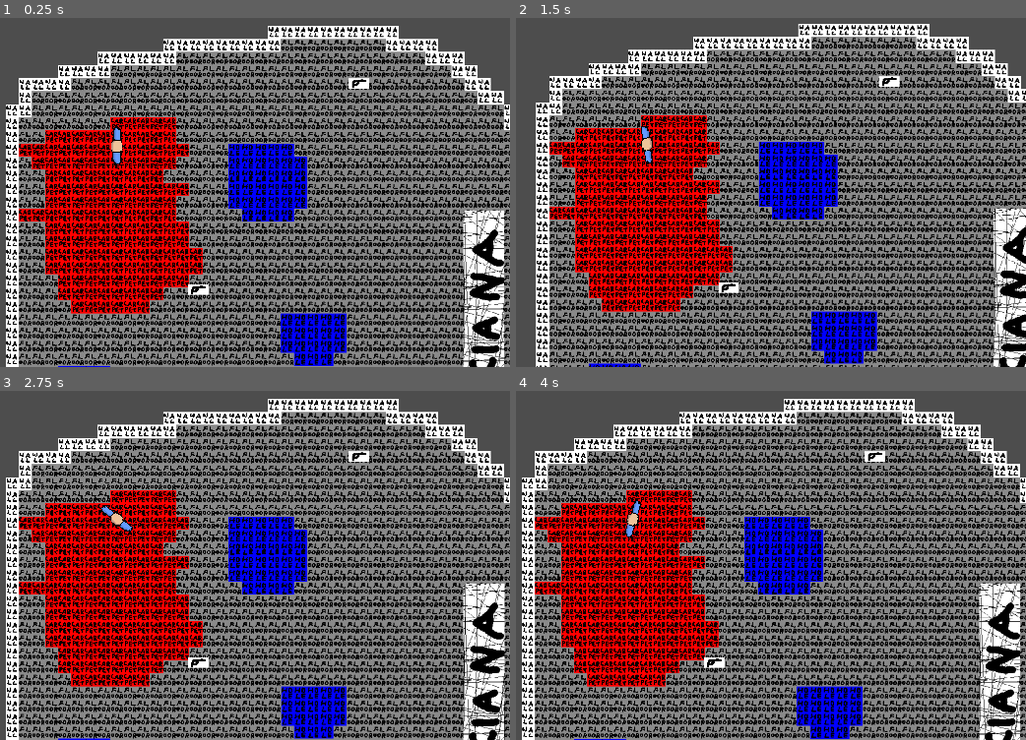
Above: before the commit, frames 1-4 (two rows, left to right).
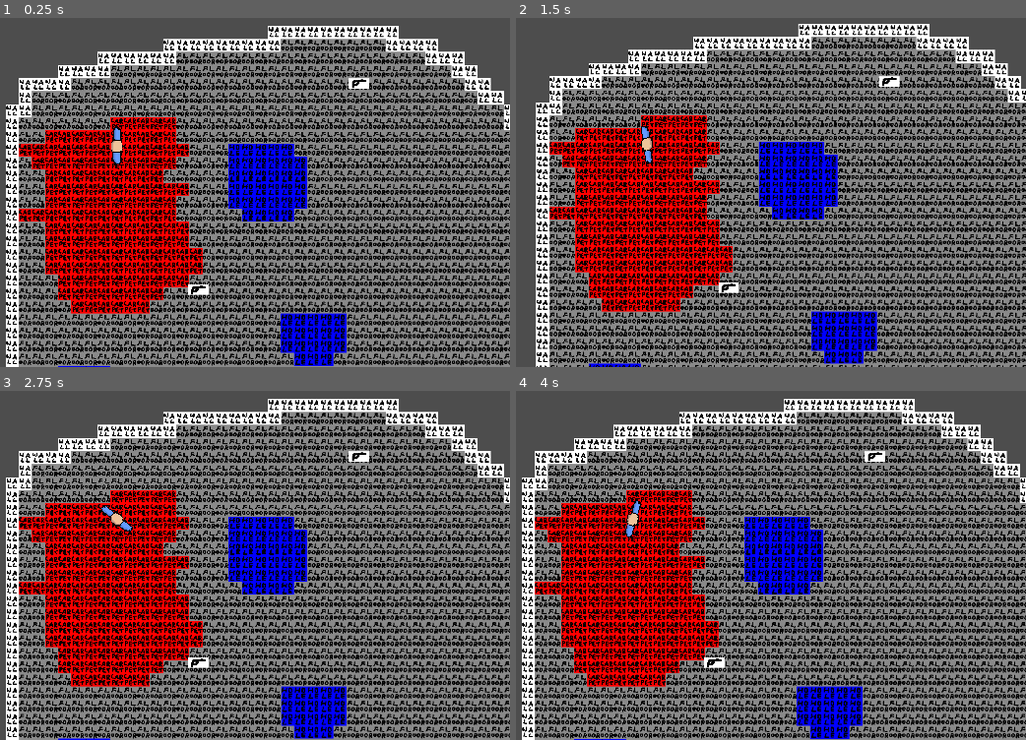
Above: after the commit, the same moments.

Repository: Marcelunio/Infernal_Night
Game: Godot game, scene res://Scenes/world.tscn
Same seed, same stepped clock (60 frames per second), same inputs: the game is played once before the commit and once after it.
Inputs (mouse positions are in pixels of both pictures, inside the frame that each line leads up to):
- Up to frame 1 (0.25 s): no input
- Up to frame 2 (1.5 s): tap Enter (ui_accept) at 0.5, 0.6, 0.77, 1.07, 1.25 s; move the mouse to (806, 122) at 0.52 s; hold Right (ui_right) from 0.53 s (still down); move the mouse to (outside the picture) at 1.27 s; tap Shift (control_camera) at 1.35 s
- Up to frame 3 (2.75 s): tap Enter (ui_accept) at 1.52, 1.55, 1.82, 2.3 s; move the mouse to (193, 422) at 2.02 s; release Right (ui_right) at 2.03 s; hold Left (ui_left) from 2.03 s (still down); click (193, 422) at 2.1 s
- Up to frame 4 (4 s): move the mouse to (592, 607) at 2.77 s; release Left (ui_left) at 2.78 s; hold Right (ui_right) from 2.78 s (still down); right-click (592, 607) at 2.85 s; tap Enter (ui_accept) at 3.02, 3.05, 3.32, 3.6, 3.77 s; move the mouse to (867, 586) at 3.52 s

The runs differ from the first frame. In frame 1, 3.2% of the frame differs, in the area x 90-99%, y 54-100%; in frame 2, 2.5%; in frame 3, 3.3%, in the area x 90-100%, y 54-100%; in frame 4, 3.2%.

Commit message:
collision fix 100% ja

Diff:
--- a/Scenes/WeaponPickup.tscn
+++ b/Scenes/WeaponPickup.tscn
@@ -10,6 +10,8 @@
 size = Vector2(50, 26)
 
 [node name="WeaponPickup" type="RigidBody2D"]
+collision_layer = 2
+collision_mask = 16
 gravity_scale = 0.0
 linear_damp = 1.065
 script = ExtResource("1_osvus")
@@ -22,7 +24,7 @@
 shape = SubResource("RectangleShape2D_gn8yl")
 
 [node name="Area2D" type="Area2D" parent="."]
-collision_layer = 8
+collision_layer = 4
 
 [node name="CollisionShape2D" type="CollisionShape2D" parent="Area2D"]
 shape = SubResource("RectangleShape2D_osvus")
--- a/Scenes/bullet.tscn
+++ b/Scenes/bullet.tscn
@@ -7,6 +7,8 @@
 size = Vector2(4, 10)
 
 [node name="Bullet" type="Area2D"]
+collision_layer = 8
+collision_mask = 17
 script = ExtResource("1_v8qja")
 
 [node name="Sprite2D" type="Sprite2D" parent="."]
--- a/Scenes/character2D.tscn
+++ b/Scenes/character2D.tscn
@@ -44,6 +44,7 @@
 
 [node name="CharacterBody2D" type="CharacterBody2D" groups=["player"]]
 position = Vector2(649, 388)
+collision_mask = 60
 script = ExtResource("1_2cyhl")
 metadata/_edit_group_ = true
 
--- a/Scenes/wall.tscn
+++ /dev/null
@@ -1,15 +0,0 @@
-[gd_scene load_steps=3 format=3 uid="uid://2odic1m47nva"]
-
-[ext_resource type="Texture2D" uid="uid://cicu8agirusgc" path="res://Assets/Stage_placeholder/wall.png" id="1_xxgf6"]
-
-[sub_resource type="RectangleShape2D" id="RectangleShape2D_y4f30"]
-size = Vector2(100, 500)
-
-[node name="Wall" type="StaticBody2D" groups=["wall"]]
-metadata/_edit_group_ = true
-
-[node name="Sprite2D" type="Sprite2D" parent="."]
-texture = ExtResource("1_xxgf6")
-
-[node name="CollisionShape2D" type="CollisionShape2D" parent="."]
-shape = SubResource("RectangleShape2D_y4f30")
--- a/Scenes/world.tscn
+++ b/Scenes/world.tscn
@@ -1,6 +1,5 @@
-[gd_scene load_steps=5 format=4 uid="uid://b865bu8xw64sy"]
+[gd_scene load_steps=4 format=4 uid="uid://b865bu8xw64sy"]
 
-[ext_resource type="PackedScene" uid="uid://2odic1m47nva" path="res://Scenes/wall.tscn" id="1_5a7ea"]
 [ext_resource type="TileSet" uid="uid://dwjq33gve6fks" path="res://TileSets/base_tileset.tres" id="1_8j60k"]
 [ext_resource type="PackedScene" uid="uid://dn2dpf0haseiq" path="res://Scenes/character2D.tscn" id="2_8j60k"]
 [ext_resource type="PackedScene" uid="uid://t7ktbcl5debv" path="res://Scenes/WeaponPickup.tscn" id="3_fo5ed"]
@@ -11,31 +10,14 @@
 tile_map_data = PackedByteArray("AAAEAAkAAAAAAAAAAAAEAAoAAAAAAAAAAAADAAoAAAAAAAAAAAADAAsAAAAAAAAAAAADAAwAAAAAAAAAAAADAA …(23632 unchanged characters)…
 tile_set = ExtResource("1_8j60k")
 
-[node name="Wall1" parent="." instance=ExtResource("1_5a7ea")]
-position = Vector2(1546, 251)
-collision_layer = 1
-collision_mask = 1
-
-[node name="Wall2" parent="." instance=ExtResource("1_5a7ea")]
-position = Vector2(1263, 830)
-collision_layer = 1
-collision_mask = 1
-
 [node name="CharacterBody2D" parent="." instance=ExtResource("2_8j60k")]
 position = Vector2(367, 423)
-collision_mask = 1
 
 [node name="WeaponPickup" parent="." instance=ExtResource("3_fo5ed")]
 position = Vector2(566, 774)
-collision_layer = 1
-collision_mask = 1
 
 [node name="WeaponPickup2" parent="." instance=ExtResource("3_fo5ed")]
 position = Vector2(958, 269)
-collision_layer = 1
-collision_mask = 1
 
 [node name="WeaponPickup3" parent="." instance=ExtResource("3_fo5ed")]
 position = Vector2(1499, 813)
-collision_layer = 1
-collision_mask = 1
--- a/Source/character_2d.gd
+++ /dev/null
@@ -1,25 +0,0 @@
-extends CharacterBody2D
-
-
-const SPEED = 300.0
-const JUMP_VELOCITY = -400.0
-
-
-func _physics_process(delta: float) -> void:
-	# Add the gravity.
-	if not is_on_floor():
-		velocity += get_gravity() * delta
-
-	# Handle jump.
-	if Input.is_action_just_pressed("ui_accept") and is_on_floor():
-		velocity.y = JUMP_VELOCITY
-
-	# Get the input direction and handle the movement/deceleration.
-	# As good practice, you should replace UI actions with custom gameplay actions.
-	var direction := Input.get_axis("ui_left", "ui_right")
-	if direction:
-		velocity.x = direction * SPEED
-	else:
-		velocity.x = move_toward(velocity.x, 0, SPEED)
-
-	move_and_slide()
--- a/TileSets/base_tileset.tres
+++ b/TileSets/base_tileset.tres
@@ -9,10 +9,12 @@
 0:0/0 = 0
 0:0/0/physics_layer_0/polygon_0/points = PackedVector2Array(-16, -16, 16, -16, 16, 16, -16, 16)
 0:1/0 = 0
-0:1/0/physics_layer_0/polygon_0/points = PackedVector2Array(-16, -16, 16, -16, 16, 16, -16, 16)
+0:1/0/physics_layer_1/polygon_0/points = PackedVector2Array(-16, -16, 16, -16, 16, 16, -16, 16)
 1:1/0 = 0
 
 [resource]
 tile_size = Vector2i(32, 32)
-physics_layer_0/collision_layer = 1
+physics_layer_0/collision_layer = 16
+physics_layer_0/collision_mask = 11
+physics_layer_1/collision_layer = 32
 sources/0 = SubResource("TileSetAtlasSource_8w0eo")
Not shown, removed: Source/character_2d.gd.uid
